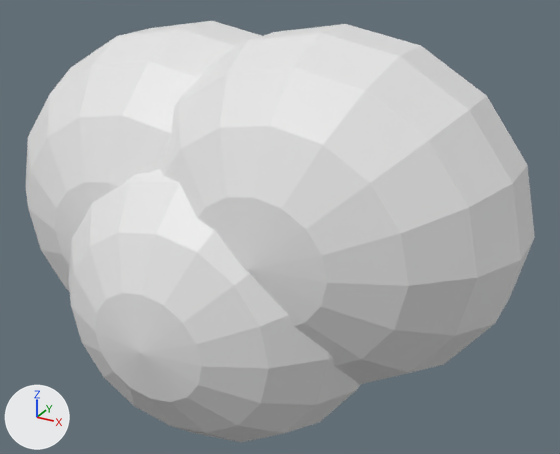
Renders of the OBJ model SourceAssets/Production/World/Shire/SM_ShTreeCanopy.obj from each side of a commit.
Rendered twice from a 50 mm lens placed at (157.0, -277.0, 130.0), pointed at (9.0, -7.0, -4.0). The lights are fixed; the arrows at lower left show +X, +Y and +Z. The older version comes first. Where no turn or scale is listed for an object, it has been applied to the vertices.

In view in the first picture: 'SM_ShTreeCanopy'.
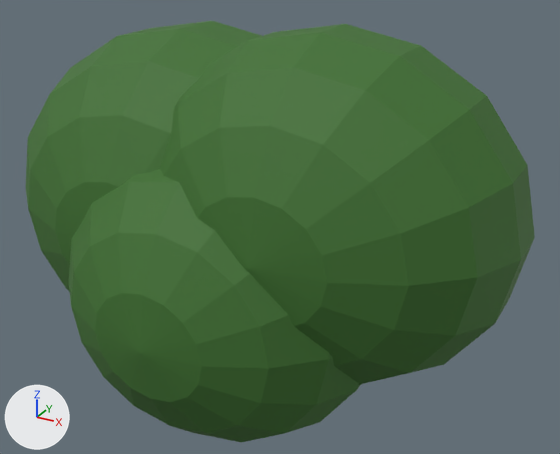
Commit message: C4: assign authored Leaves material to SM_ShTreeCanopy.obj

Where the change shows, as pixel boxes (x1, y1, x2, y2) in the pictures (560 x 454 px):
'SM_ShTreeCanopy', recoloured (white to green)
    both: (26, 21, 535, 442)

Edits to the bpy script that builds the scene:
```text
Add img_tx_shleaves_tga:
    img_tx_shleaves_tga = load_image('TX_ShLeaves.tga', 'TX_ShLeaves.tga', 128, 128, 'sRGB')
Add mat_leaves:
    mat_leaves = principled_material('Leaves')
    mat_leaves.texture = img_tx_shleaves_tga
    mat_leaves.metallic = 0.02
    mat_leaves.roughness = 0.7
Change me_sm_shtreecanopy:
    where me_sm_shtreecanopy.from_pydata(...)  # 390 vertices, 432 faces; spans x -124.0..114.0, y -94.0..68.0, z -85.0..83.0
    add me_sm_shtreecanopy.materials.append(mat_leaves)  # picture img_tx_shleaves_tga
```
